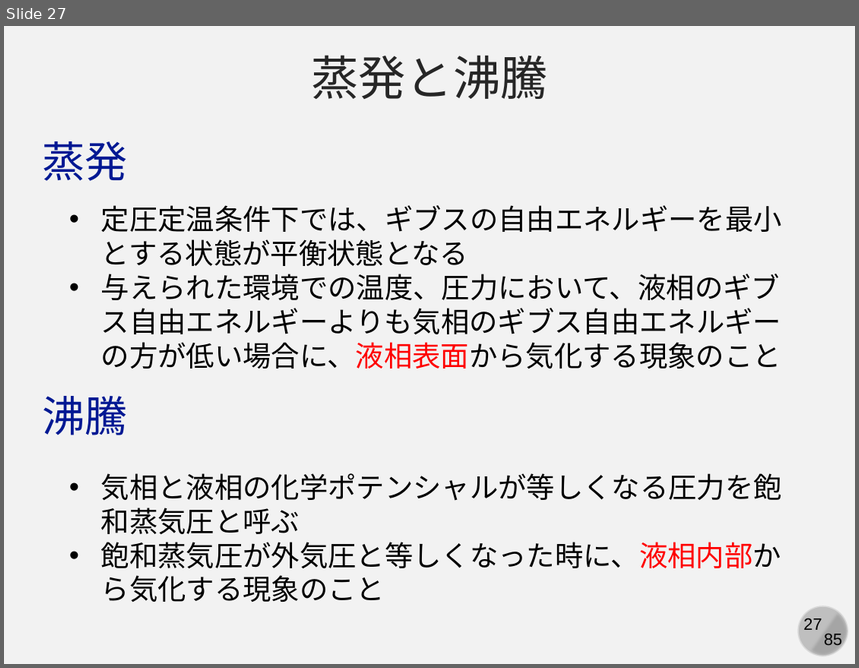
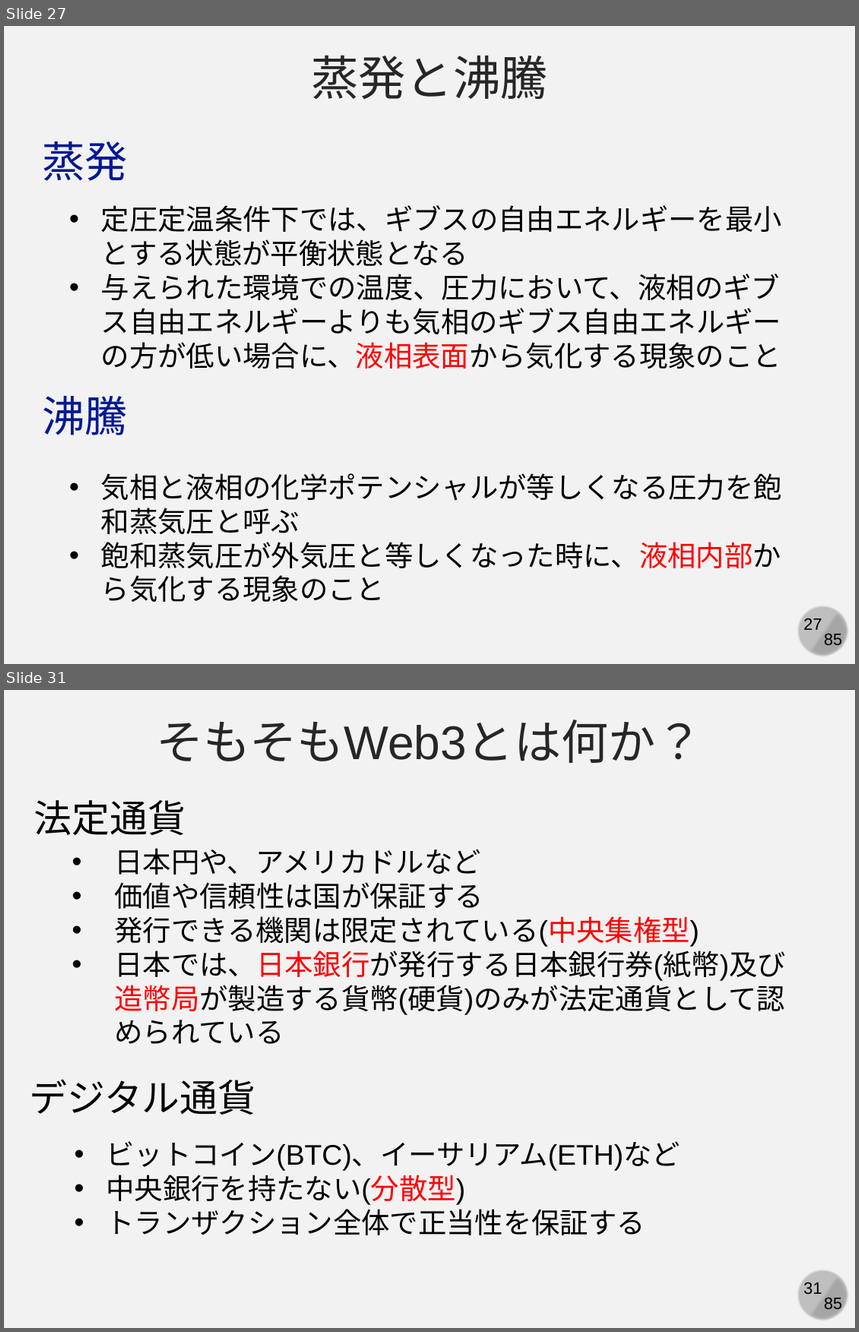
Before and after one commit to kaityo256/yamagata2022, a slide deck: 05_md_advanced/yamagata05.pptx. Shown one above the other, each under a label of ours: slide 27 before the commit, slides 27 and 31 after it; the slides between them are not shown. The pictures are 859x668 and 859x1332 pixels, drawn with LibreOffice and Linux fonts; fonts in the diff are those of the drawing. Boxes give left, top, right and bottom in pixels: in the first picture for what was removed or moved away, otherwise in the second. Text is boxed around its words. In the diff, an @@ line names an element or a change of style, - is before the commit and + after.

```diff
--- a/05_md_advanced/yamagata05.pptx
+++ b/05_md_advanced/yamagata05.pptx
@@ slide 31 added at <box>4,690,855,1328</box>, background #F2F2F2; not listed: 4 template elements that a slide beside it also shows @@
@@ text added at <box>156,720,703,763</box>, 40 pt, text #262626 @@
+そもそもWeb3とは何か？
@@ text added at <box>34,800,186,835</box>, 32 pt, text #000000 @@
+法定通貨
@@ text added at <box>114,848,786,1044</box>, 24 pt, text #000000 @@
+• 日本円や、アメリカドルなど
+• 価値や信頼性は国が保証する
+• 発行できる機関は限定されている(中央集権型)
+• 日本では、日本銀行が発行する日本銀行券(紙幣)及び造幣局が製造する貨幣(硬貨)のみが法定通貨として認められている
@@ text added at <box>29,1079,256,1115</box>, 32 pt, text #000000 @@
+デジタル通貨
@@ text added at <box>106,1141,680,1236</box>, 24 pt, text #000000 @@
+• ビットコイン(BTC)、イーサリアム(ETH)など
+• 中央銀行を持たない(分散型)
+• トランザクション全体で正当性を保証する
```
Also in this commit, not shown: 14 other slides added.
